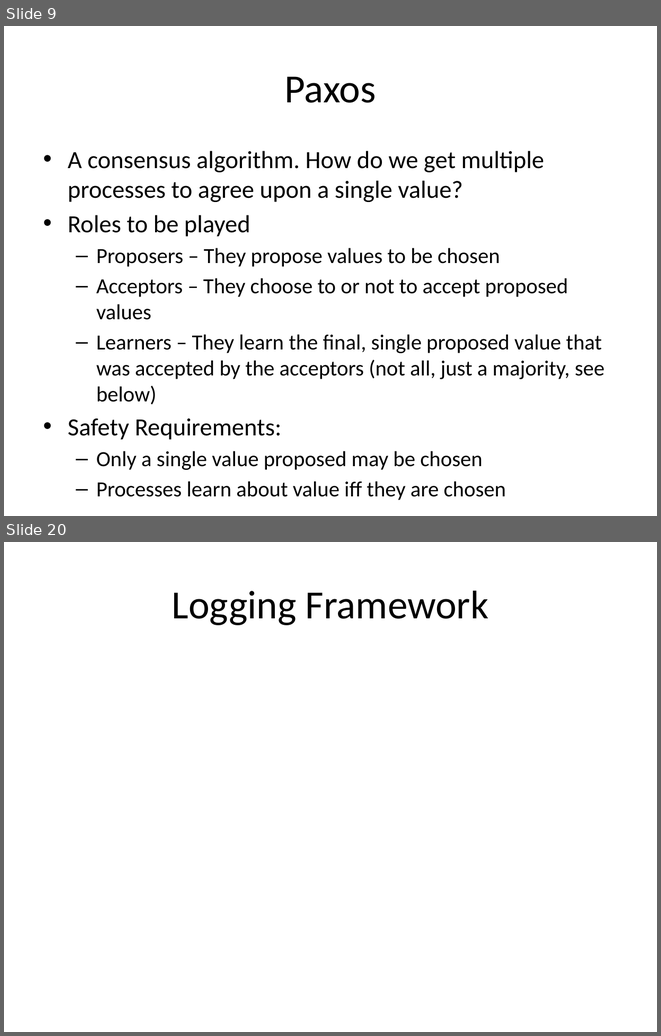
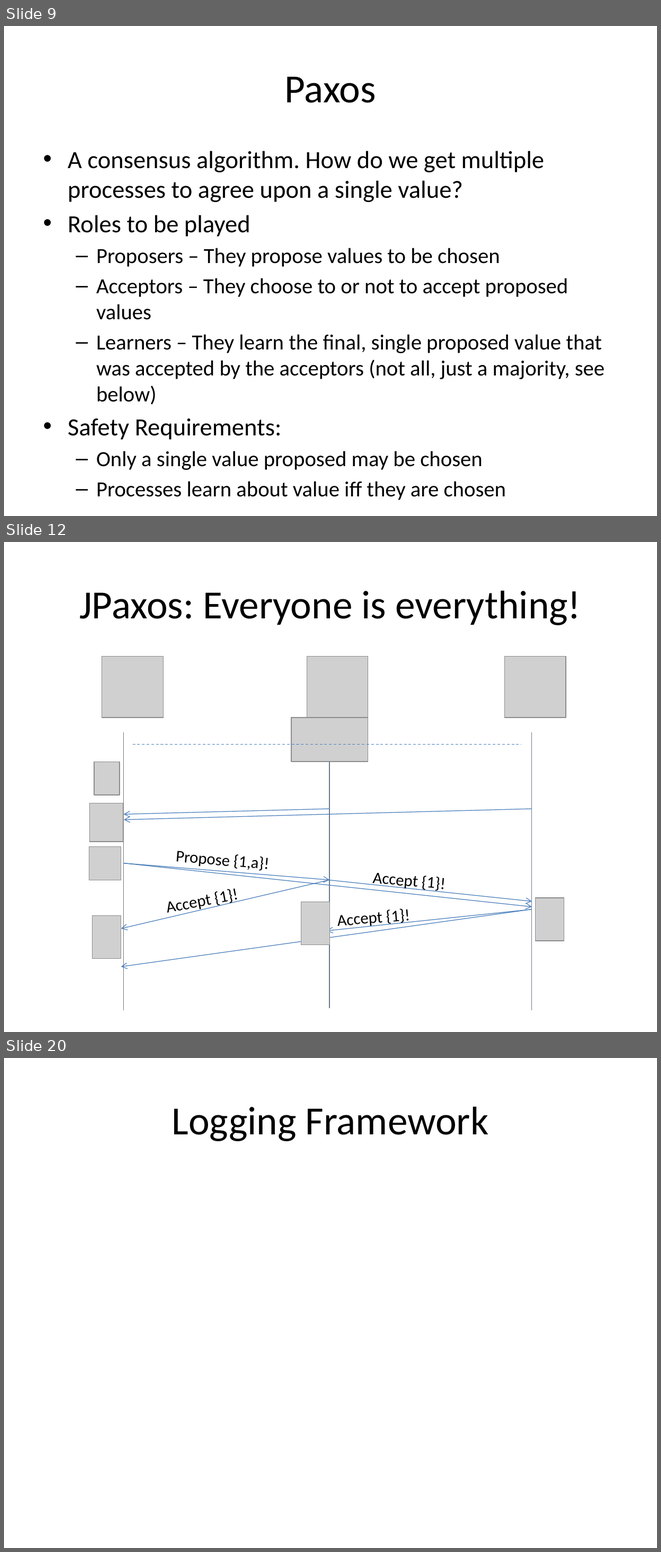
Before and after one commit to Slania/JPaxos-1, a slide deck: Paxos based directory updates for geo-replicated cloud storage.pptx. Shown one above the other, each under a label of ours: slides 9 and 20 before the commit, slides 9, 12 and 20 after it; the slides between them are not shown. The pictures are 661x1036 and 661x1552 pixels, drawn with LibreOffice and Linux fonts; fonts in the diff are those of the drawing; grey boxes stand for pictures. Boxes give left, top, right and bottom in pixels: in the first picture for what was removed or moved away, otherwise in the second. Text is boxed around its words. In the diff, an @@ line names an element or a change of style, - is before the commit and + after.

```diff
--- a/Paxos based directory updates for geo-replicated cloud storage.pptx
+++ b/Paxos based directory updates for geo-replicated cloud storage.pptx
@@ slide 12 added at box(4, 542, 657, 1032), background #FFFFFF @@
@@ title added at box(79, 590, 581, 625), 44 pt, text #000000 @@
+JPaxos: Everyone is everything!
@@ picture added at box(102, 656, 164, 717) @@
@@ picture added at box(307, 656, 368, 717) @@
@@ picture added at box(505, 656, 566, 717) @@
@@ picture added at box(291, 717, 368, 761) @@
@@ line added from (329, 730) to (329, 1007), #4B7EBC 0.75 pt @@
@@ line added from (123, 733) to (123, 1010), #4B7EBC 0.75 pt @@
@@ line added from (133, 744) to (521, 744), #4B7EBC 0.75 pt dashed @@
@@ line added from (531, 733) to (531, 1010), #4B7EBC 0.75 pt @@
@@ picture added at box(94, 761, 120, 795) @@
@@ picture added at box(89, 803, 123, 841) @@
@@ arrow added from (329, 809) to (123, 814), #4B7EBC 0.75 pt @@
@@ arrow added from (531, 809) to (124, 820), #4B7EBC 0.75 pt @@
@@ picture added at box(89, 846, 121, 880) @@
@@ text added at box(176, 850, 268, 873), 18 pt, text #000000 @@
+Propose {1,a}!
@@ arrow added from (124, 863) to (329, 880), #4B7EBC 0.75 pt @@
@@ arrow added from (124, 863) to (531, 906), #4B7EBC 0.75 pt @@
@@ text added at box(372, 873, 445, 892), 18 pt, text #000000 @@
+Accept {1}!
@@ arrow added from (329, 880) to (121, 928), #4B7EBC 0.75 pt @@
@@ text added at box(215, 888, 239, 907), 18 pt, text #000000 @@
+Accept {1}!
@@ arrow added from (328, 880) to (531, 901), #4B7EBC 0.75 pt @@
@@ picture added at box(301, 902, 330, 945) @@
@@ picture added at box(536, 898, 564, 941) @@
@@ picture added at box(92, 916, 121, 959) @@
@@ arrow added from (531, 909) to (121, 967), #4B7EBC 0.75 pt @@
@@ arrow added from (531, 909) to (327, 930), #4B7EBC 0.75 pt @@
@@ text added at box(337, 908, 411, 930), 18 pt, text #000000 @@
+Accept {1}!
```
Also in this commit, not shown: 3 slides changed, 8 other slides added, 7 slides removed, 1 other file.
